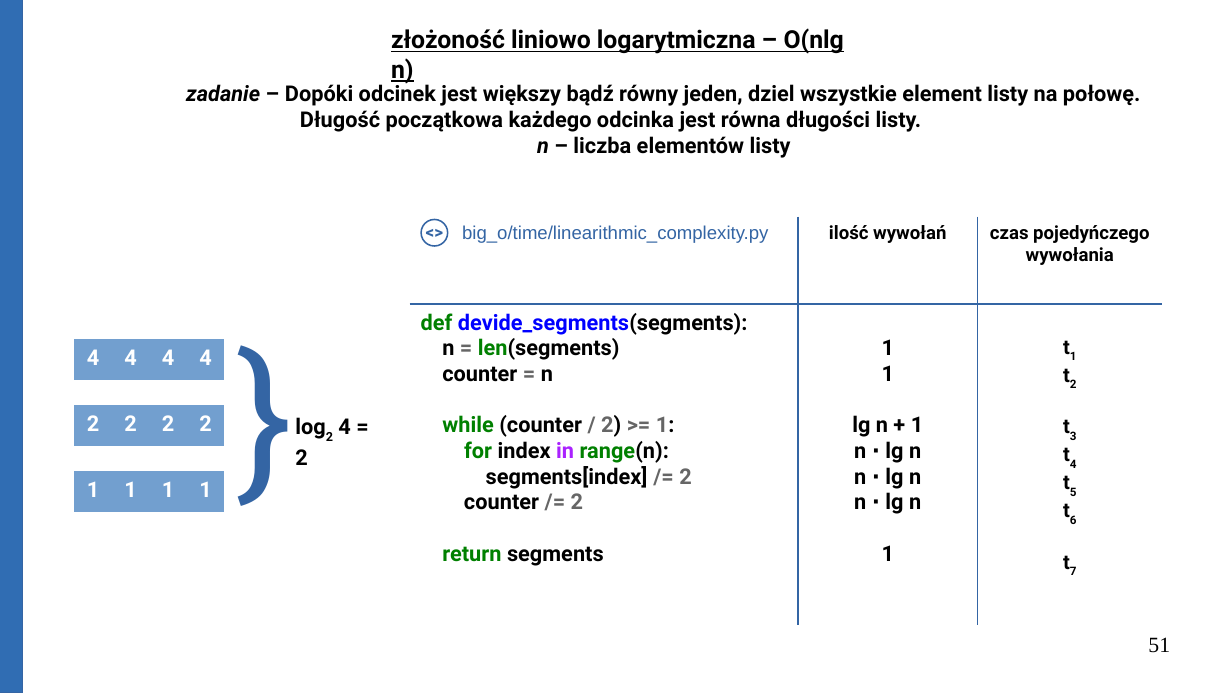
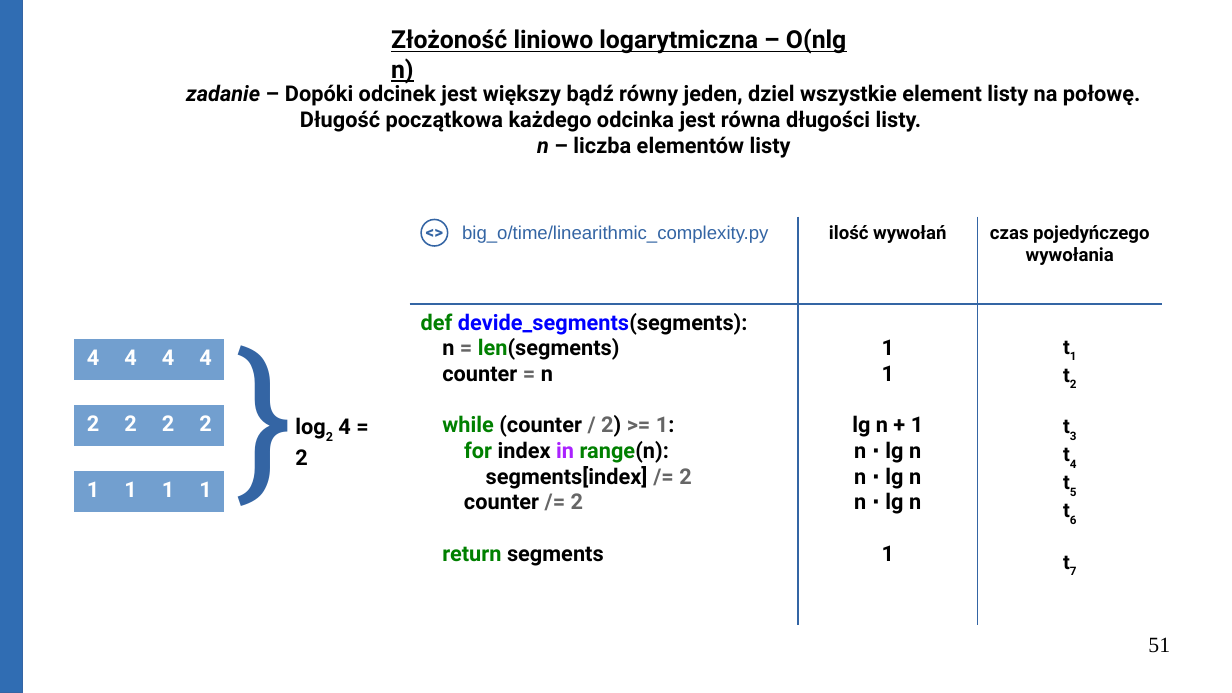
Before and after one commit to Michael-Wisniewski/algorithmic-workshop, a slide deck: slide 51 of Big_O.odp. Drawn at 1232x693 pixels with LibreOffice and Linux fonts; fonts in the diff are those of the drawing. Boxes give left, top, right and bottom in pixels: in the first picture for what was removed or moved away, otherwise in the second. Text is boxed around its words. In the diff, an @@ line names an element or a change of style, - is before the commit and + after.

```diff
--- a/Big_O.odp
+++ b/Big_O.odp
@@ text at bbox=[391, 28, 846, 84]: text changed @@
-złożoność liniowo logarytmiczna – O(nlg n)
+Złożoność liniowo logarytmiczna – O(nlg n)
```
Also in this commit, not shown: 19 other slides changed, 3 slides added, 1 slide removed, 2 other files.
